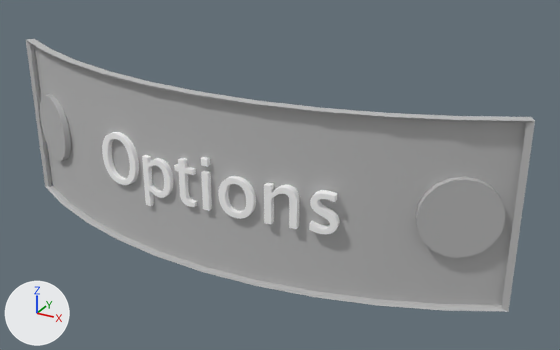
The FBX model project/Assets/SandBox/AlexSandBox/MainMenuScene/tin_plate_Options.fbx as it was, and as the next commit left it.
The view is the same before and after, from a 50 mm camera at (0.662, -1.926, 1.719) aimed at (0.086, -0.878, 1.195). The lights are fixed; the arrows at lower left show +X, +Y and +Z. Where no turn or scale is listed for an object, it has been applied to the vertices.

Before the edit, the objects in view are built like this:
```python
me_mesh_001 = bpy.data.meshes.new('Mesh.001')
me_mesh_001.from_pydata(...)  # 88 vertices, 86 faces; spans x -0.482..0.482, y -0.008..0.135, z -0.156..0.156
me_mesh_001.materials.append(mat_blinn1)  # grey #bcbcbc
me_mesh_002 = bpy.data.meshes.new('Mesh.002')
me_mesh_002.from_pydata(...)  # 42 vertices, 60 faces; spans x -0.0608..0.0608, y -0.0334..0.0334, z -0.0648..0.0648
me_mesh_002.materials.append(mat_phonge1)  # grey #bcbcbc
me_mesh_003 = bpy.data.meshes.new('Mesh.003')
me_mesh_003.from_pydata(...)  # 1615 vertices, 1658 faces; spans x -44.3..46.8, y -4.8..18.4, z -4.7..2.5
me_mesh_003.materials.append(mat_typeblinn1)  # white #ffffff
ob_bolt_right = bpy.data.objects.new('bolt_right', me_mesh_002)
ob_bolt_right.location = (0.4, -0.897, 1.2)
ob_tin_name = bpy.data.objects.new('tin_name', me_mesh_003)
ob_tin_name.location = (0.0, -0.978, 1.16)
ob_tin_name.rotation_euler = (1.571, 0.0, 0.0)  # degrees (90, 0, 0)
ob_tin_name.scale = (0.005, 0.005, 0.005)
ob_tin_plate = bpy.data.objects.new('tin_plate', me_mesh_001)
ob_tin_plate.location = (0.0, -0.986, 1.2)
# also in view: 'bolt_left' at (-0.4, -0.897, 1.2)
```
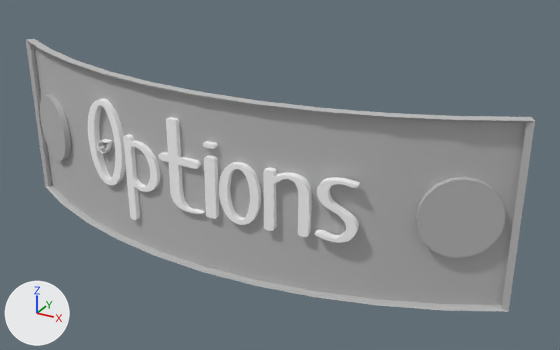
Changed parts and their boxes (x1, y1, x2, y2) in the pictures (560 x 350 px):
```json
{"object": "tin_name", "change": "reshaped, moved, rescaled", "before": [102, 132, 340, 234], "after": [88, 99, 360, 243], "on screen": "14% wider, 41% taller"}
{"part": 1, "of": "me_mesh_003", "change": "rebuilt", "before": [174, 158, 197, 207], "after": [158, 117, 205, 214], "on screen": "100% wider, 96% taller"}
{"part": 2, "of": "me_mesh_003", "change": "rebuilt", "before": [201, 171, 212, 211], "after": [204, 155, 219, 219], "on screen": "33% wider, 59% taller"}
{"part": 3, "of": "me_mesh_003", "change": "added", "after": [88, 99, 126, 185]}
{"part": 4, "of": "me_mesh_003", "change": "added", "after": [315, 177, 360, 243]}
{"part": 5, "of": "me_mesh_003", "change": "added", "after": [123, 134, 161, 220]}
{"part": 6, "of": "me_mesh_003", "change": "added", "after": [263, 167, 312, 237]}
{"part": 7, "of": "me_mesh_003", "change": "added", "after": [219, 162, 261, 225]}
{"part": 8, "of": "me_mesh_003", "change": "added", "after": [203, 141, 218, 149]}
{"part": 9, "of": "me_mesh_003", "change": "deleted", "before": [309, 190, 340, 234]}
{"part": 10, "of": "me_mesh_003", "change": "deleted", "before": [102, 132, 139, 185]}
{"part": 11, "of": "me_mesh_003", "change": "deleted", "before": [201, 157, 210, 167]}
{"part": 12, "of": "me_mesh_003", "change": "deleted", "before": [218, 176, 299, 229]}
{"part": 13, "of": "me_mesh_003", "change": "deleted", "before": [142, 155, 173, 206]}
```

Edits to the scene script, one JSON object a line:
```json
{"block": "me_mesh_003", "where": "# used by ob_tin_name; location = (0.0, -0.978, 1.16); rotation_euler = (1.571, 0.0, 0.0), in degrees (90, 0, 0); scale = (0.005, 0.005, 0.005)"}
{"op": "remove", "block": "me_mesh_003", "code": "me_mesh_003.from_pydata(...)  # 1615 vertices, 1658 faces; spans x -44.3..46.8, y -4.8..18.4, z -4.7..2.5"}
{"op": "add", "block": "me_mesh_003", "code": "me_mesh_003.from_pydata(...)  # 6060 vertices, 6114 faces; spans x -25.6..26.4, y -5.1..15.8, z -2.9..1.2"}
{"block": "me_mesh_003", "change": "me_mesh_003 part 1: the loose piece of 160 vertices spanning x -9.9..-2.4, y -0.3..15.8, z -0.3..2.5 is rebuilt with 835 vertices and now spans x -8.3..0.3, y 0.0..15.8, z -0.4..1.2"}
{"block": "me_mesh_003", "change": "me_mesh_003 part 2: the loose piece of 20 vertices spanning x 0.9..3.3, y 0.0..13.1, z 0.0..2.5 is rebuilt with 205 vertices and now spans x 1.0..3.0, y 0.0..10.7, z 0.0..1.2"}
{"block": "me_mesh_003", "change": "me_mesh_003 part 3: a new loose piece of 1750 vertices spanning x -25.6..-16.8, y 0.0..15.7, z -2.9..-0.3, in mat_typeblinn1 (white #ffffff)"}
{"block": "me_mesh_003", "change": "me_mesh_003 part 4: a new loose piece of 925 vertices spanning x 19.7..26.4, y 0.1..10.4, z -2.7..-0.4, in mat_typeblinn1 (white #ffffff)"}
{"block": "me_mesh_003", "change": "me_mesh_003 part 5: a new loose piece of 755 vertices spanning x -16.2..-8.7, y -5.1..10.7, z -1.4..0.8, in mat_typeblinn1 (white #ffffff)"}
{"block": "me_mesh_003", "change": "me_mesh_003 part 6: a new loose piece of 715 vertices spanning x 11.4..19.0, y 0.1..10.5, z -1.5..0.7, in mat_typeblinn1 (white #ffffff)"}
{"block": "me_mesh_003", "change": "me_mesh_003 part 7: a new loose piece of 625 vertices spanning x 3.6..10.7, y 0.1..10.5, z -0.4..1.2, in mat_typeblinn1 (white #ffffff)"}
{"block": "me_mesh_003", "change": "me_mesh_003 part 8: a new loose piece of 250 vertices spanning x 0.9..3.1, y 12.3..13.0, z 0.0..1.2, in mat_typeblinn1 (white #ffffff)"}
{"block": "me_mesh_003", "change": "me_mesh_003 part 9: the loose piece of 365 vertices spanning x 37.7..46.8, y -0.3..13.4, z -4.5..-0.6 is deleted"}
{"block": "me_mesh_003", "change": "me_mesh_003 part 10: the loose piece of 320 vertices spanning x -44.3..-27.4, y -0.4..18.4, z -4.7..0.4 is deleted"}
{"block": "me_mesh_003", "change": "me_mesh_003 part 11: the loose piece of 20 vertices spanning x 0.9..3.3, y 15.5..17.9, z 0.0..2.5 is deleted"}
{"block": "me_mesh_003", "change": "me_mesh_003 part 12: 480 vertices removed from x 7.0..34.0, y -0.3..13.4, z -2.4..2.4"}
{"block": "me_mesh_003", "change": "me_mesh_003 part 13: 250 vertices removed from x -24.0..-12.0, y -4.8..13.4, z -1.6..2.0"}
{"op": "set", "path": "ob_tin_name.location", "old": "(0.0, -0.978, 1.16)", "new": "(0.0, -0.978, 1.148)"}
{"op": "set", "path": "ob_tin_name.scale", "old": "(0.005, 0.005, 0.005)", "new": "(0.01, 0.01, 0.01)"}
```
